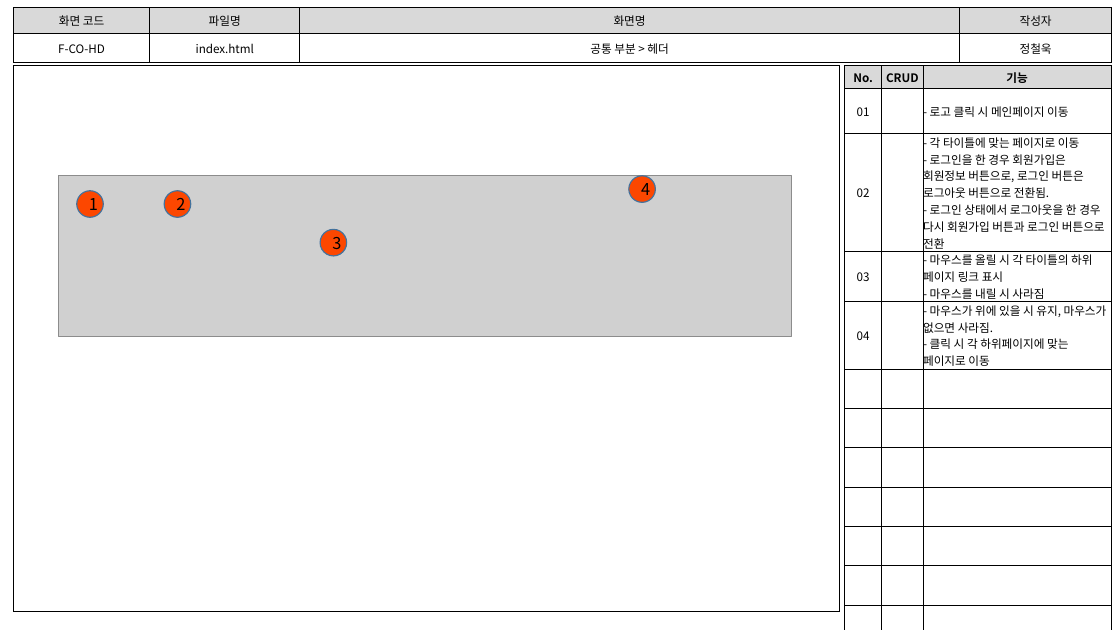
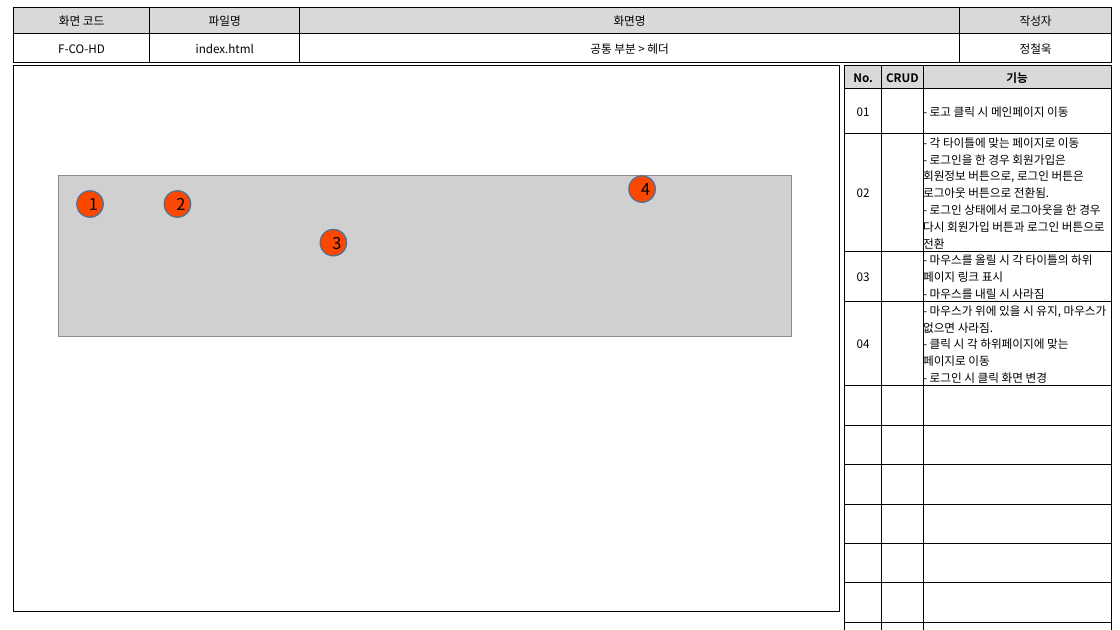
Before and after one commit to index506/cosmo6th_3thGroup, a slide deck: slide 2 of Text/02.화면설계도/3th_Project_화면 설계도(09.23).pptx. Drawn at 1120x630 pixels with LibreOffice and Linux fonts; fonts in the diff are those of the drawing; grey boxes stand for pictures. Boxes give left, top, right and bottom in pixels: in the first picture for what was removed or moved away, otherwise in the second. Text is boxed around its words. In the diff, an @@ line names an element or a change of style, - is before the commit and + after.

```diff
--- a/Text/02.화면설계도/3th_Project_화면 설계도(09.23).pptx
+++ b/Text/02.화면설계도/3th_Project_화면 설계도(09.23).pptx
@@ table at (845,66,1112,628) @@
-row 5, column 3: - 마우스가 위에 있을 시 유지, 마우스가 없으면 사라짐. - 클릭 시 각 하위페이지에 맞는 페이지로 이동
+row 5, column 3: - 마우스가 위에 있을 시 유지, 마우스가 없으면 사라짐. - 클릭 시 각 하위페이지에 맞는 페이지로 이동 / - 로그인 시 클릭 화면 변경
```
Also in this commit, not shown: 1 other slide changed, 2 other files.
